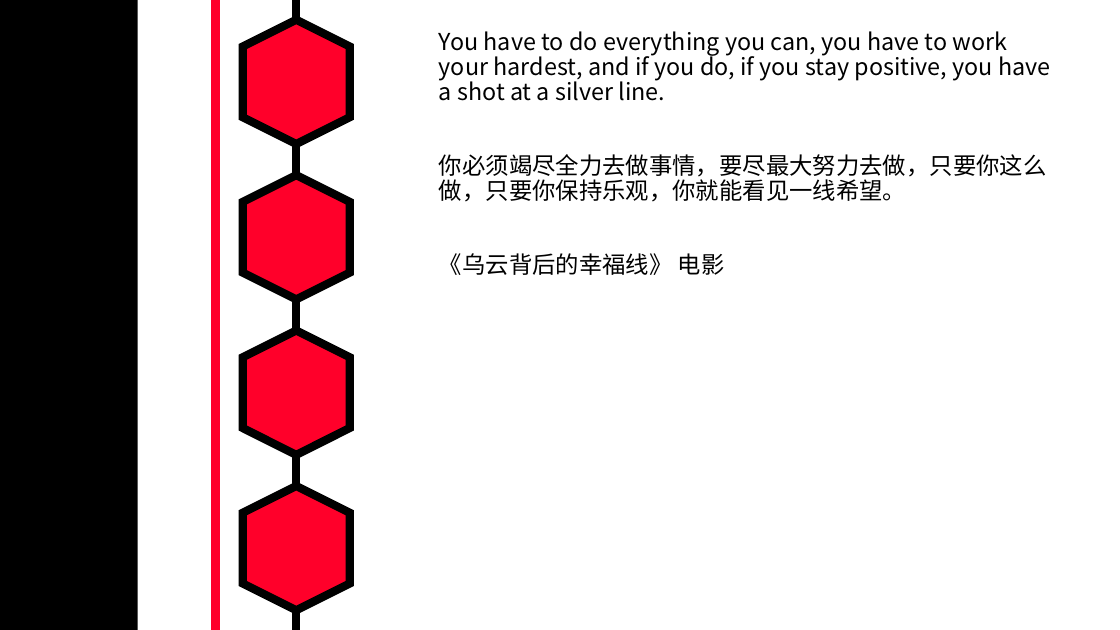
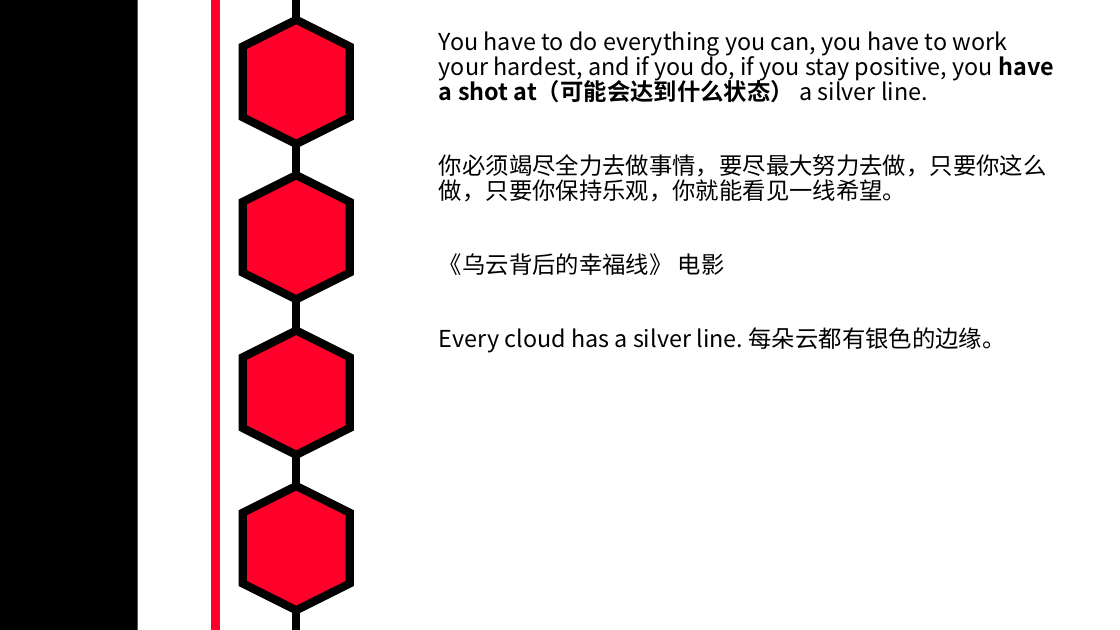
Before and after one commit to MarkShen1992/PPT-template, a slide deck: slide 26 of morning reading/iridescent english sentenses.pptx. Drawn at 1120x630 pixels with LibreOffice and Linux fonts; fonts in the diff are those of the drawing. Boxes give left, top, right and bottom in pixels: in the first picture for what was removed or moved away, otherwise in the second. Text is boxed around its words. In the diff, an @@ line names an element or a change of style, - is before the commit and + after.

```diff
--- a/morning reading/iridescent english sentenses.pptx
+++ b/morning reading/iridescent english sentenses.pptx
@@ text at bbox=[439, 31, 1055, 102]: text changed @@
-You have to do everything you can, you have to work your hardest, and if you do, if you stay positive, you have a shot at a silver line.
+You have to do everything you can, you have to work your hardest, and if you do, if you stay positive, you have a shot at（可能会达到什么状态） a silver line.
@@ text at bbox=[439, 327, 1006, 353]: paragraph added @@
+Every cloud has a silver line. 每朵云都有银色的边缘。
```
Also in this commit, not shown: 1 slide added.
